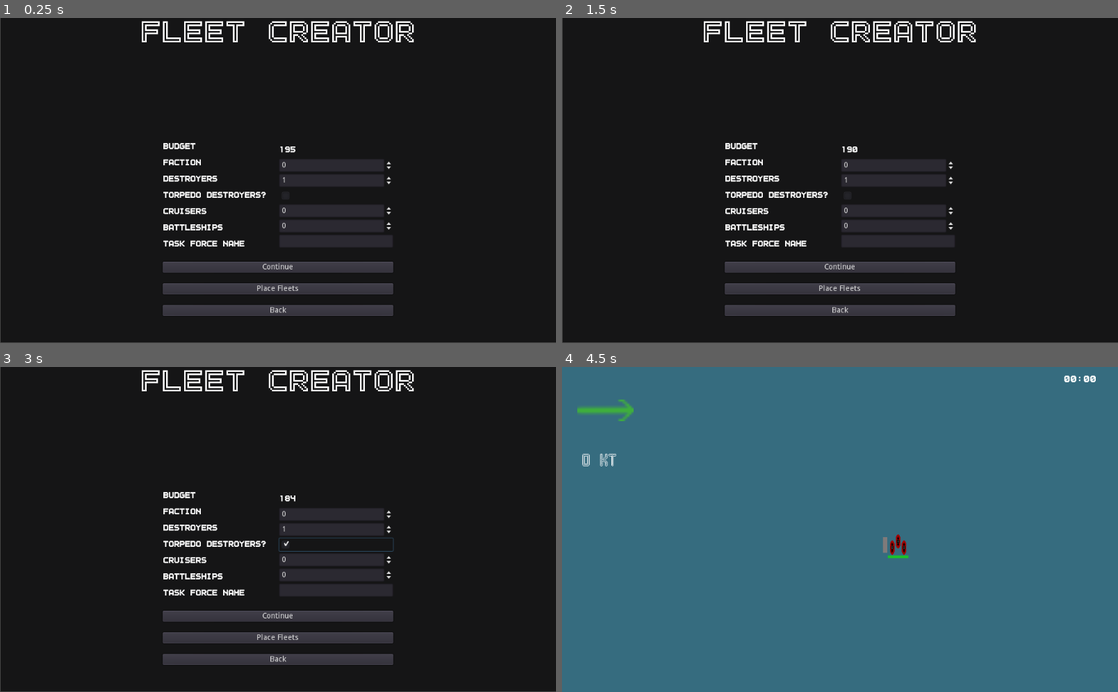
Above: before the commit, frames 1-4 (two rows, left to right).
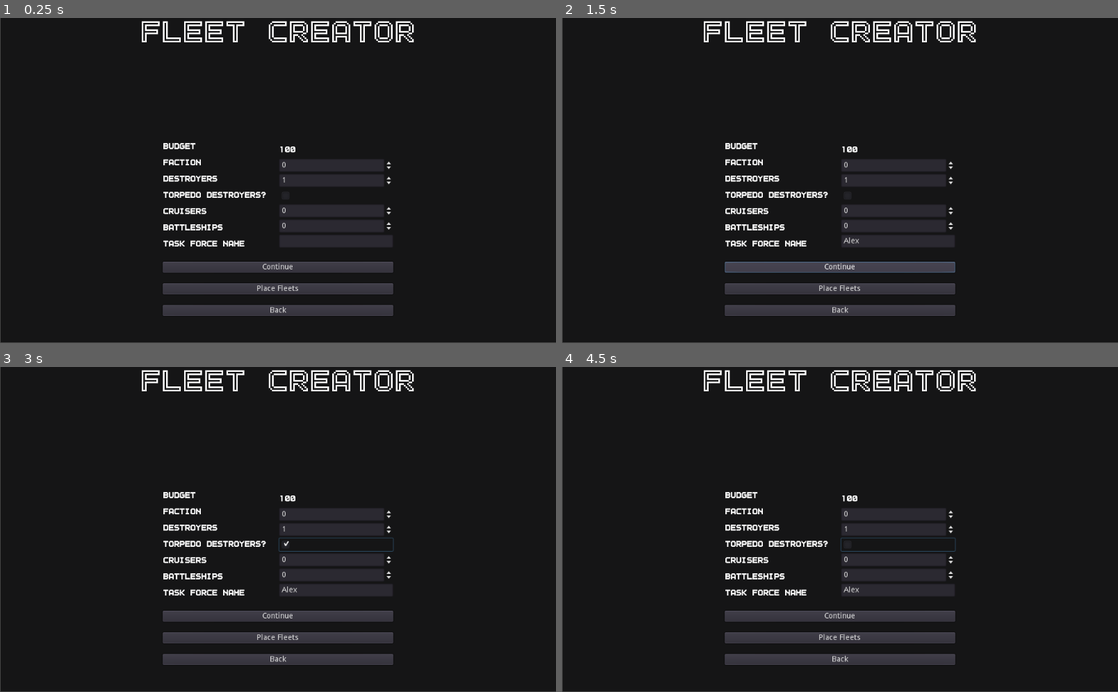
Above: after the commit, the same moments.

Repository: peter-shaw-benson/naval-game
Game: Godot game, scene res://gui/AdvancedFleetMaker.tscn
Two runs of this game, one before a commit and one after it. Both use one fixed random seed, a clock stepped at 60 frames per second and the inputs below. This scene is started directly instead of the project's main scene.
Inputs (mouse positions are in pixels of both pictures, inside the frame that each line leads up to):
- Up to frame 1 (0.25 s): no input
- Up to frame 2 (1.5 s): click (895, 242) at 0.52 s; type "Alex" at 0.6 s; click "Continue" at 1.25 s
- Up to frame 3 (3 s): click "Continue" at 2 s; click (333, 545) at 2.75 s
- Up to frame 4 (4.5 s): click "Place Fleets" at 3.5 s; click (895, 545) at 4.27 s

The runs differ from the first frame. In frame 1, less than 0.1% of the frame differs, in the area x 51-54%, y 39-42%; in frame 2, 0.2%; in frame 3, less than 0.1%; in frame 4, 100%, in the area x 0-100%, y 0-100%.
Error after the commit: Parse Error: Too many arguments for "init()" call. Expected at most 2. (res://Entities/Ships/TorpDestroyer.gd:34)

Commit message:
converted ships to JSON, adding multiple plane types in an airbase

Diff:
--- a/Entities/Ships/CarrierEntity.gd
+++ b/Entities/Ships/CarrierEntity.gd
@@ -11,33 +11,29 @@
 "USS Lexington"
 ]
 
-var ship_stats = {
-	"speed": 15,
-	"range": 1000,
-	"turn_weight": 0.06,
-	"hit_points": 20,
-	"armor": 7,
-	"hide": 10,
-	"visibility": 10,
-	"crew": 10,
-	"class": "Carrier",
-	"weapons": [LightGun.new(), LightGun.new()],
-	"max_planes": 12
-}
+var hangar_hit_chance = 0.05
+var plane_numbers: Dictionary
 
-var hangar_hit_chance = 0.05
-var max_planes: int
+var fletcher_turret_path = "res://art/Turrets/Light Gun 1/LightGunSprite.tres"
+
+# this determines the placement of each individual turret.
+# while this seems excessive for a simple ship, if we want to add MG's or something later,
+# this will become much more complex (with multiple sprite paths, multiple offsets, etc).
+
+var turret_list = [
+	{"weapon": LightGun.new(), "offset": [10,0], "barrels": 1,
+	"sprite_path": fletcher_turret_path, "turn_weight":0.02},
+	{"weapon": LightGun.new(), "offset": [-10,0], "barrels": 1,
+	"sprite_path": fletcher_turret_path, "turn_weight":0.02},
+]
+
 
 func _init():
 
-	self.init(ship_stats["speed"], ship_stats["range"], ship_stats["turn_weight"], \
-	ship_stats["hit_points"], ship_stats["armor"], \
-	ship_stats["hide"], ship_stats["visibility"], \
-	ship_stats["crew"])
+	self.init("ship", "carrier")
 
-	self.set_class(ship_stats["class"])
-	self.armament(ship_stats["weapons"])
-	self.set_max_planes(ship_stats["max_planes"])
+	self.armament(turret_list)
+
 
 	module_hit_chances["hangar"] = hangar_hit_chance
 
@@ -48,11 +44,8 @@
 func _ready():
 	pass
 
-func set_max_planes(new_max):
-	max_planes = new_max
-
-func get_max_planes():
-	return max_planes
+func set_planes():
+	self.plane_numbers = self.entity_data["planes"]
 
 func subsystem_damage(accuracy_roll, total_accuracy, damage_result):
 	 #special conditions:
--- a/Entities/Ships/Destroyer.gd
+++ b/Entities/Ships/Destroyer.gd
@@ -15,31 +15,22 @@
 "HMS Ramsey",
 ]
 
-var ship_stats = {
-	"speed": 40,
-	"range": 1000,
-	"turn_weight": 0.1,
-	"hit_points": 10,
-	"armor": 5,
-	"hide": 20,
-	"visibility": 15,
-	"crew": 5,
-	"class": "Destroyer",
-	"weapons": [LightGun.new(), LightGun.new()],
-	"fuel_storage": 5,
-	"fuel_consumption": 0.1
-}
+var fletcher_turret_path = "res://art/Turrets/Light Gun 1/LightGunSprite.tres"
+
+var turret_list = [
+	{"weapon": LightGun.new(), "offset": [0,30], "barrels": 1,
+	"sprite_path": fletcher_turret_path, "turn_weight":0.02},
+	{"weapon": LightGun.new(), "offset": [0,10], "barrels": 1,
+	"sprite_path": fletcher_turret_path, "turn_weight":0.02},
+	{"weapon": LightGun.new(), "offset": [0,-10], "barrels": 1,
+	"sprite_path": fletcher_turret_path, "turn_weight":0.02},
+]
 
 func _init():
 
-	self.init(ship_stats["speed"], ship_stats["range"], ship_stats["turn_weight"], \
-	ship_stats["hit_points"], ship_stats["armor"], \
-	ship_stats["hide"], ship_stats["visibility"], \
-	ship_stats["crew"])
+	self.init("ship", "destroyer")
 
-	self.set_class(ship_stats["class"])
-	self.armament(ship_stats["weapons"])
-	self.set_fuel(ship_stats["fuel_storage"], ship_stats["fuel_consumption"])
+	self.armament(turret_list)
 
 	# choose name from list
 	var name = DestroyerNames[randi() % DestroyerNames.size()]
--- a/Entities/Ships/FletcherClassDestroyer.gd
+++ b/Entities/Ships/FletcherClassDestroyer.gd
@@ -36,28 +36,12 @@
 	"sprite_path": fletcher_turret_path, "turn_weight":0.02}
 ]
 
-var ship_stats = {
-	"speed": 42,
-	"range": 1000,
-	"turn_weight": 0.1,
-	"hit_points": 12,
-	"armor": 5.5,
-	"hide": 20,
-	"visibility": 30,
-	"crew": 5,
-	"class": "Destroyer",
-	"turrets": turret_list
-}
 
 func _init():
 
-	self.init(ship_stats["speed"], ship_stats["range"], ship_stats["turn_weight"], \
-	ship_stats["hit_points"], ship_stats["armor"], \
-	ship_stats["hide"], ship_stats["visibility"], \
-	ship_stats["crew"])
+	self.init("ship", "fletcher_class_destroyer")
 
-	self.set_class(ship_stats["class"])
-	self.armament(ship_stats["turrets"])
+	self.armament(turret_list)
 
 	# choose name from list
 	var name = DestroyerNames[randi() % DestroyerNames.size()]
--- a/Entities/Ships/Ship.gd
+++ b/Entities/Ships/Ship.gd
@@ -1,5 +1,5 @@
 class_name Ship
-extends "../Entity.gd"
+extends "../EntityJSON.gd"
 
 # Navigation Variables
 var ship_name: String
--- a/Ships2/CombatUnit.gd
+++ b/Ships2/CombatUnit.gd
@@ -1,7 +1,7 @@
 extends KinematicBody2D
 class_name CombatUnit
 
-var unitData: Entity
+var unitData: EntityJSON
 
 export var detector_scene: PackedScene
 
--- a/config_files/entity_stats.json
+++ b/config_files/entity_stats.json
@@ -12,6 +12,33 @@
     	"class": "Destroyer",
     	"fuel_storage": 5,
     	"fuel_consumption": 0.1
+    },
+    "fletcher_class_destroyer": {
+      "speed": 42,
+    	"range": 1000,
+    	"turn_weight": 0.1,
+    	"hit_points": 12,
+    	"armor": 5.5,
+    	"hide": 20,
+    	"visibility": 30,
+    	"crew": 5,
+    	"class": "Destroyer"
+    },
+    "carrier": {
+    	"speed": 15,
+    	"range": 1000,
+    	"turn_weight": 0.06,
+    	"hit_points": 20,
+    	"armor": 7,
+    	"hide": 10,
+    	"visibility": 10,
+    	"crew": 10,
+    	"class": "Carrier",
+    	"planes": {
+        "scout": 0,
+        "strike": 40,
+        "fighter": 20
+      }
     }
   },
   "plane": {
Not shown, added: diff.txt
Not shown, changed: .DS_Store
Not shown, changed: art/.DS_Store
Not shown, changed: art/Plane Sprites/.DS_Store
